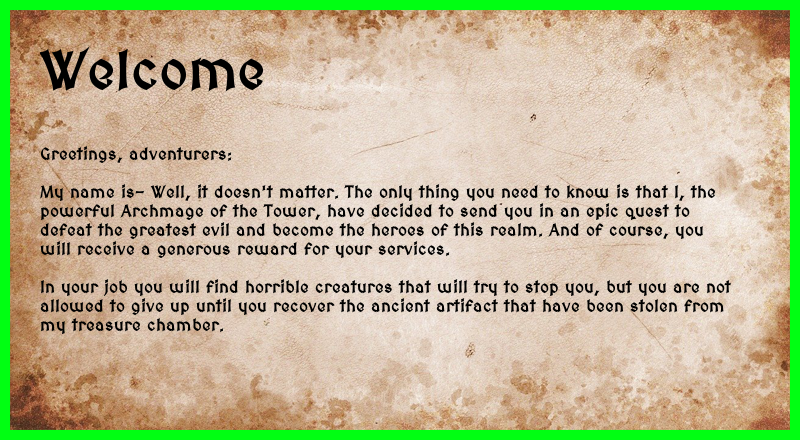
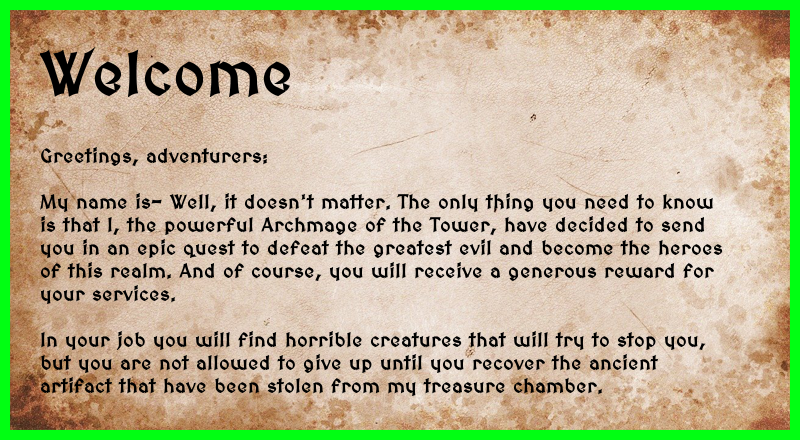
Layers edited between the first and the second 800 × 440 image:
painted on "Welcome" over [40, 46, 291, 97]
painted on "Greetings, adventurers: ..." over [40, 146, 731, 396]
